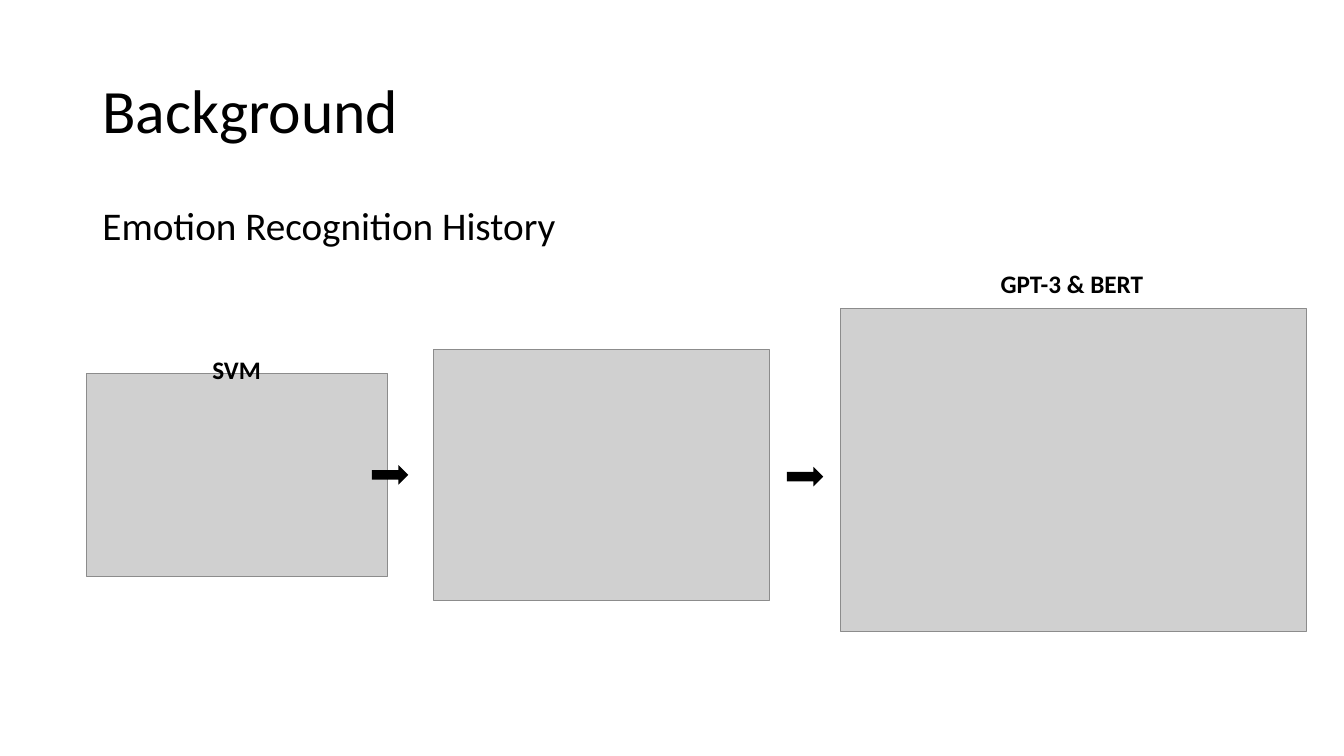
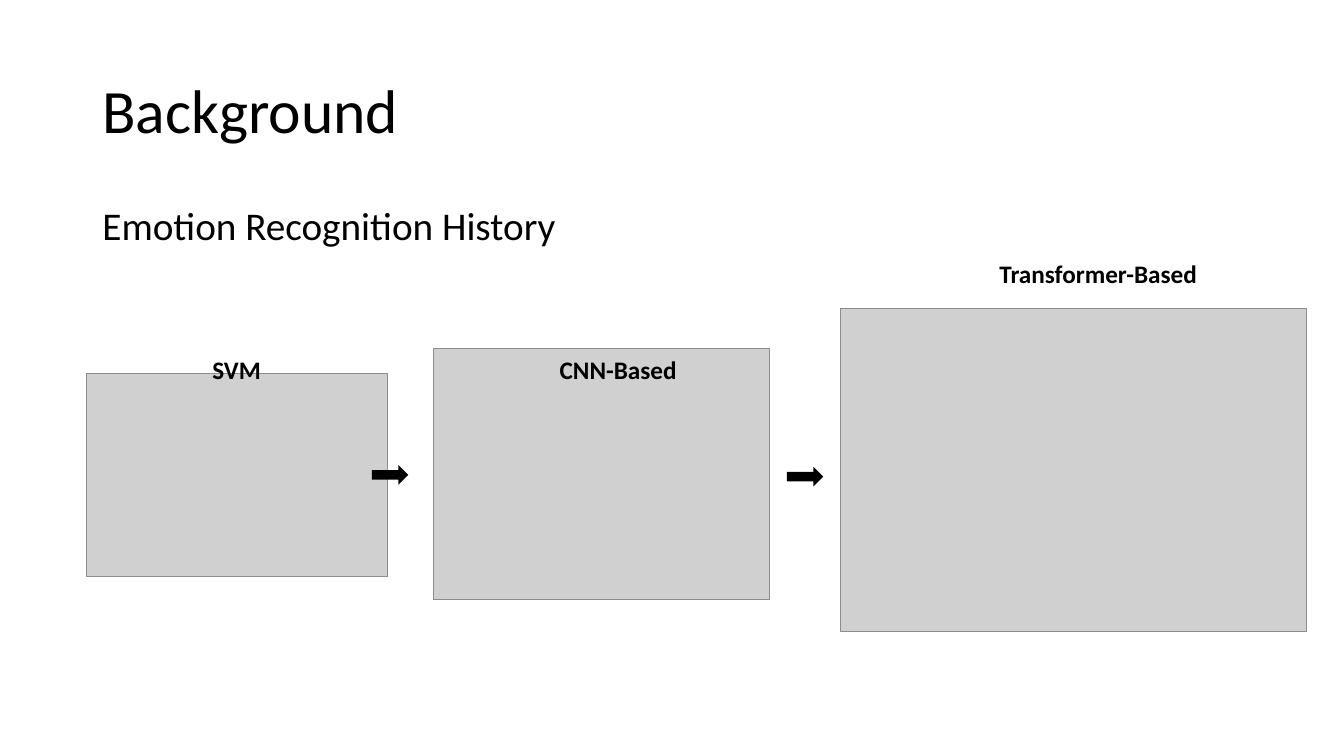
Before and after one commit to satria-ui/TugasAkhir2023, a slide deck: slide 4 of Template presentasi TA.pptx. Drawn at 1344x756 pixels with LibreOffice and Linux fonts; fonts in the diff are those of the drawing; grey boxes stand for pictures; background and template pictures are left out. Boxes give left, top, right and bottom in pixels: in the first picture for what was removed or moved away, otherwise in the second. Text is boxed around its words. In the diff, an @@ line names an element or a change of style, - is before the commit and + after.

```diff
--- a/Template presentasi TA.pptx
+++ b/Template presentasi TA.pptx
@@ text at [999, 265, 1196, 284]: text changed @@
-GPT-3 & BERT
+Transformer-Based
@@ text added at [560, 361, 677, 379], 18 pt, text #000000, bold @@
+CNN-Based
```
Also in this commit, not shown: 1 other slide changed, 1 slide added, 2 other files.
